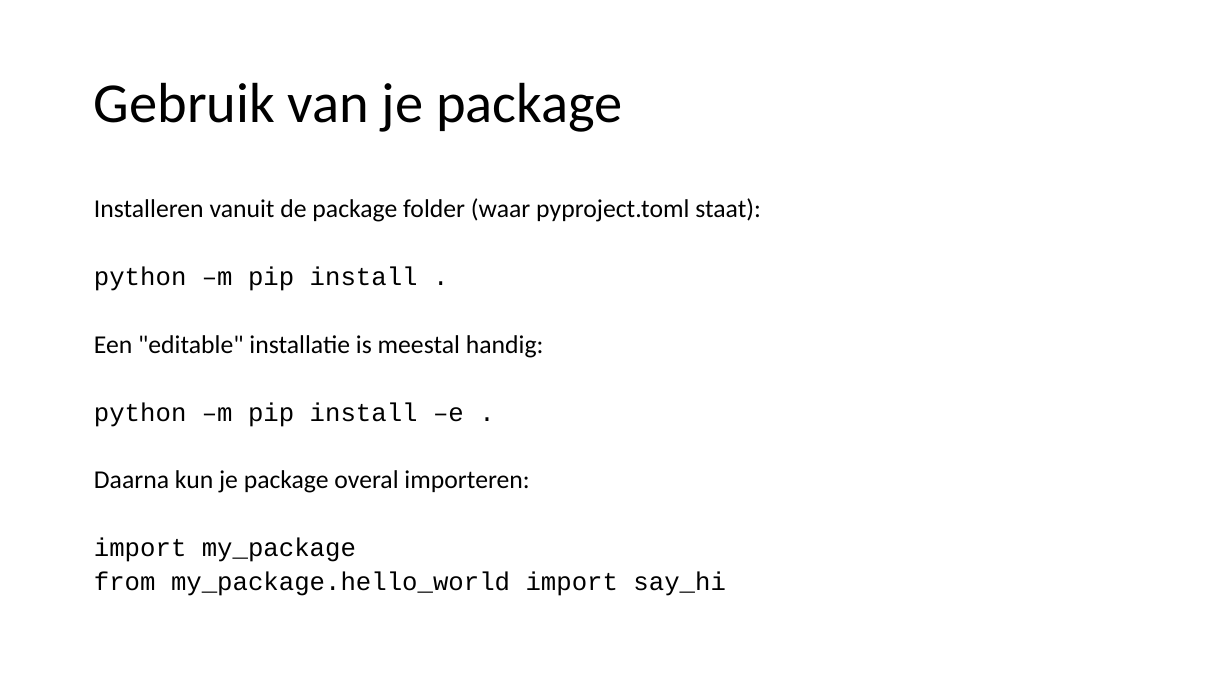
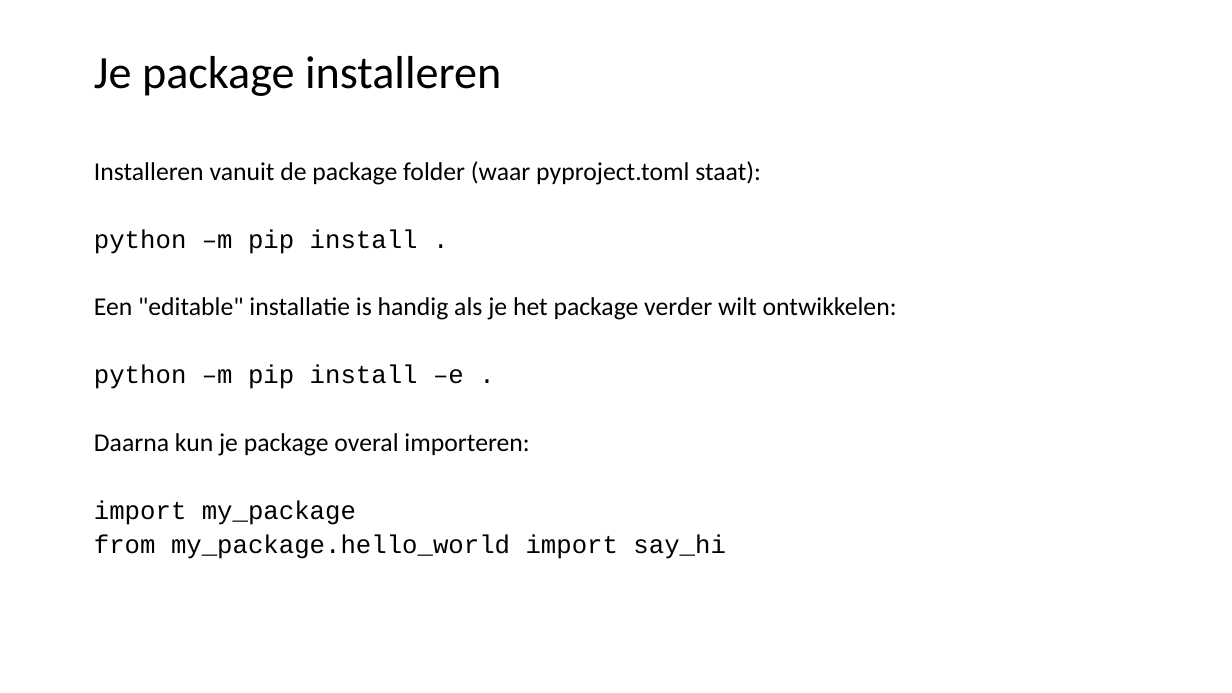
Before and after one commit to LFKoning/knowledge-sharing, a slide deck: slide 62 of python_course/2_production_code/python_cursus_2.pptx (slide 61 before the commit). Drawn at 1232x693 pixels with LibreOffice and Linux fonts; fonts in the diff are those of the drawing. Boxes give left, top, right and bottom in pixels: in the first picture for what was removed or moved away, otherwise in the second. Text is boxed around its words. In the diff, an @@ line names an element or a change of style, - is before the commit and + after.

Commit message:
Update Python course slides

```diff
--- a/python_course/2_production_code/python_cursus_2.pptx
+++ b/python_course/2_production_code/python_cursus_2.pptx
@@ title at (94, 56, 501, 96): text changed; size 44 to 36 pt @@
-Gebruik van je package
+Je package installeren
@@ text "Installeren vanuit de package folder ...": place and size @@
-text "Installeren vanuit de package folder ..." at (94, 198, 761, 596)
+text "Installeren vanuit de package folder ..." at (94, 161, 897, 559)
@@ text at (94, 297, 897, 320): text changed @@
-Een "editable" installatie is meestal handig:
+Een "editable" installatie is handig als je het package verder wilt ontwikkelen:
```
Also in this commit, not shown: 5 other slides changed, 1 slide added, 1 other file.
